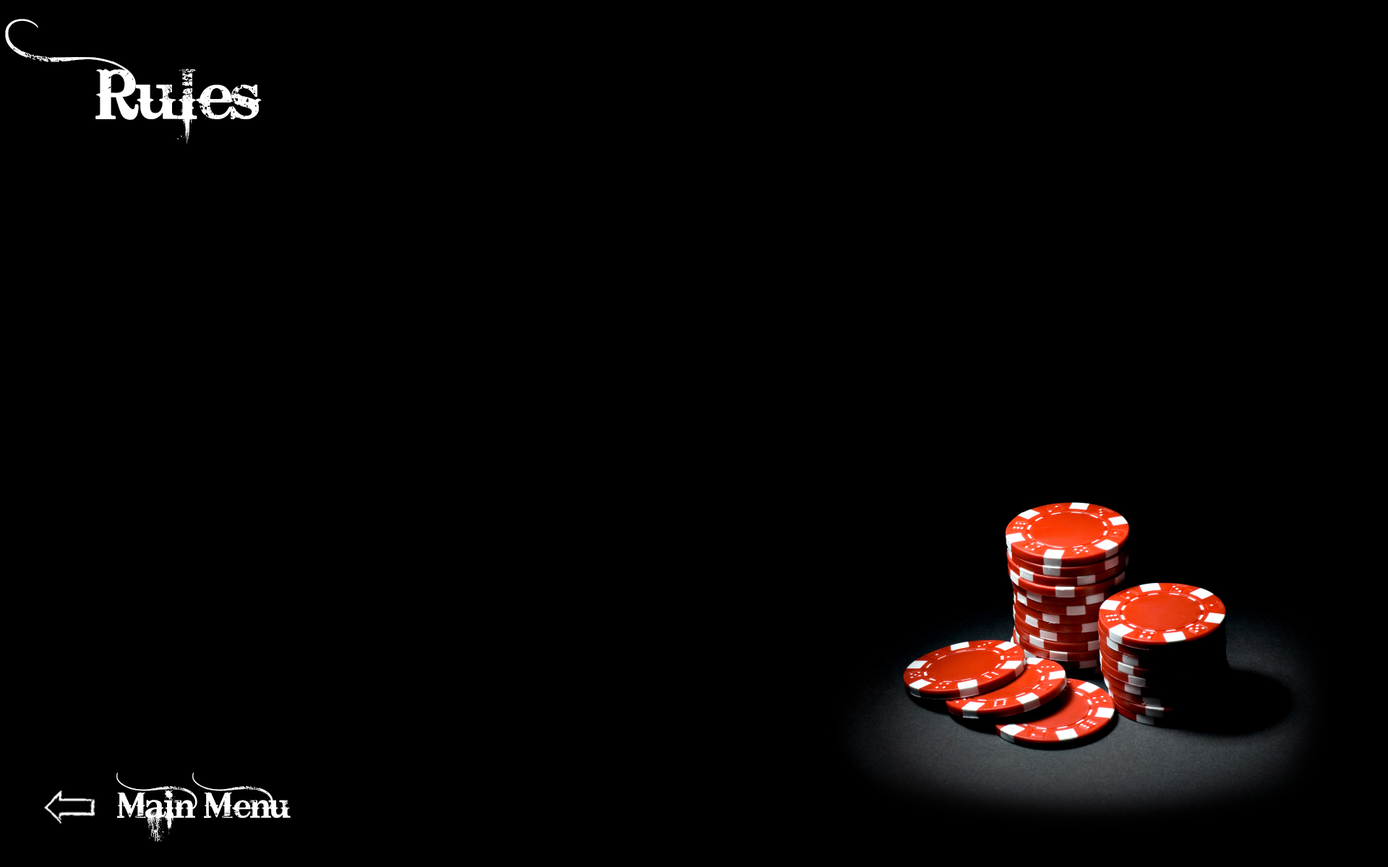
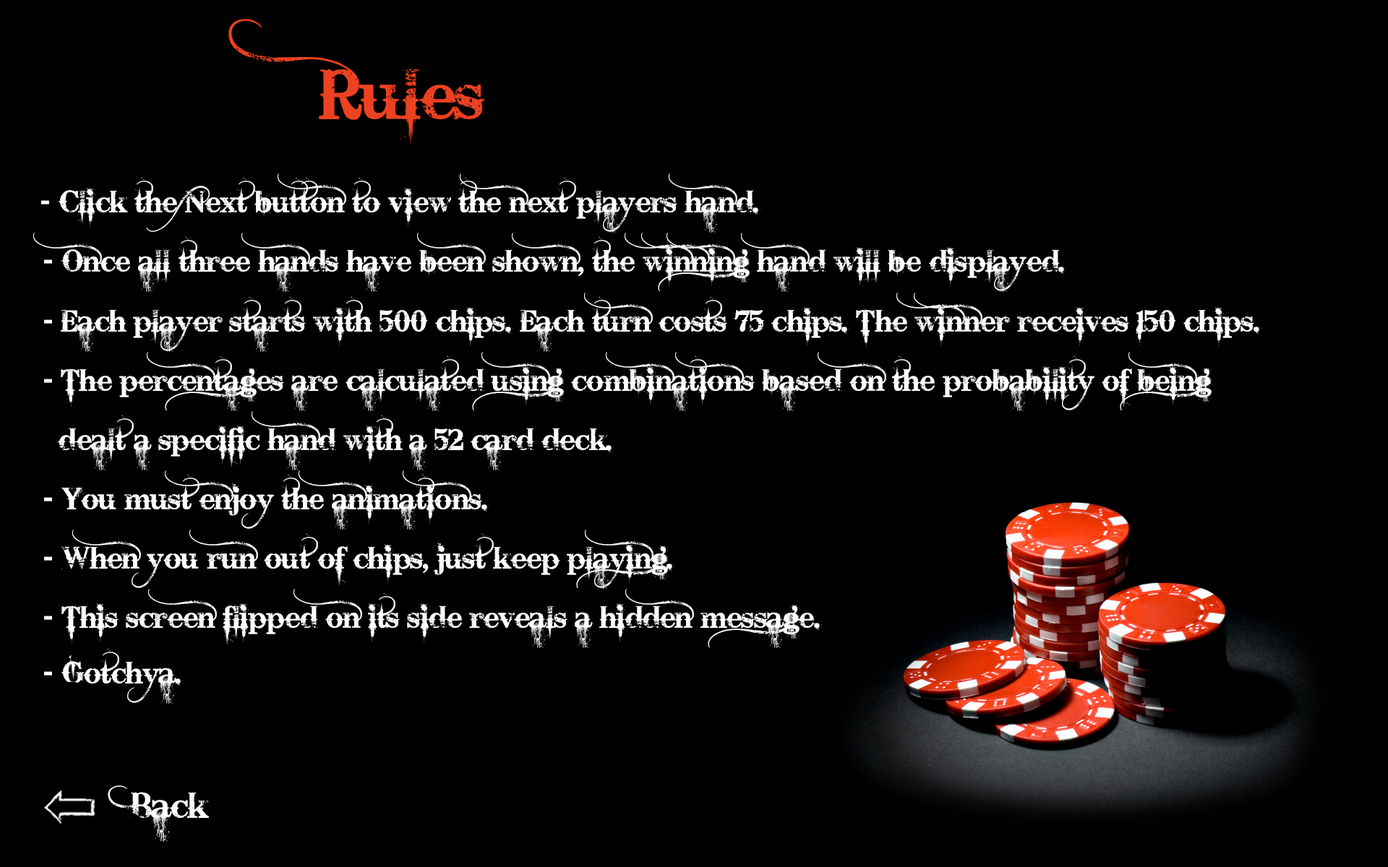
Comparing the layer stacks of the two (1388, 867) images. Changes:
hid "Main Menu" over [116, 772, 291, 842]
added layer "- This screen flipped on its side reveals a hidden message." above "- When you run out of chips, just keep playing." over [44, 589, 822, 649]
added layer "- When you run out of chips, just keep playing." above "- You must enjoy the animations." over [44, 529, 675, 590]
added layer "- You must enjoy the animations." above "dealt a specific hand with a 52 card deck." over [44, 470, 490, 530]
added layer "dealt a specific hand with a 52 card deck." above "- The percentages are calculated using combinations based on th" over [57, 411, 614, 471]
added layer "- The percentages are calculated using combinations based on th" above "- Each player starts with 500 chips. Each turn costs 75 chips." over [44, 351, 1212, 412]
added layer "- Each player starts with 500 chips. Each turn costs 75 chips." above "- Once all three hands have been shown, the winning hand will b" over [44, 292, 1262, 352]
added layer "- Once all three hands have been shown, the winning hand will b" above "- Gotchya." over [33, 232, 1066, 292]
added layer "- Gotchya." above "- Click the Next button to view the next players hand." over [44, 648, 183, 704]
added layer "- Click the Next button to view the next players hand." above "Rules" over [41, 173, 761, 233]
added layer "Rules" (1st of 2) above "Back" over [228, 18, 485, 144]
added layer "Back" above "Rules" over [107, 785, 209, 842]
hid "Rules" (2nd of 2) over [5, 18, 262, 144]
